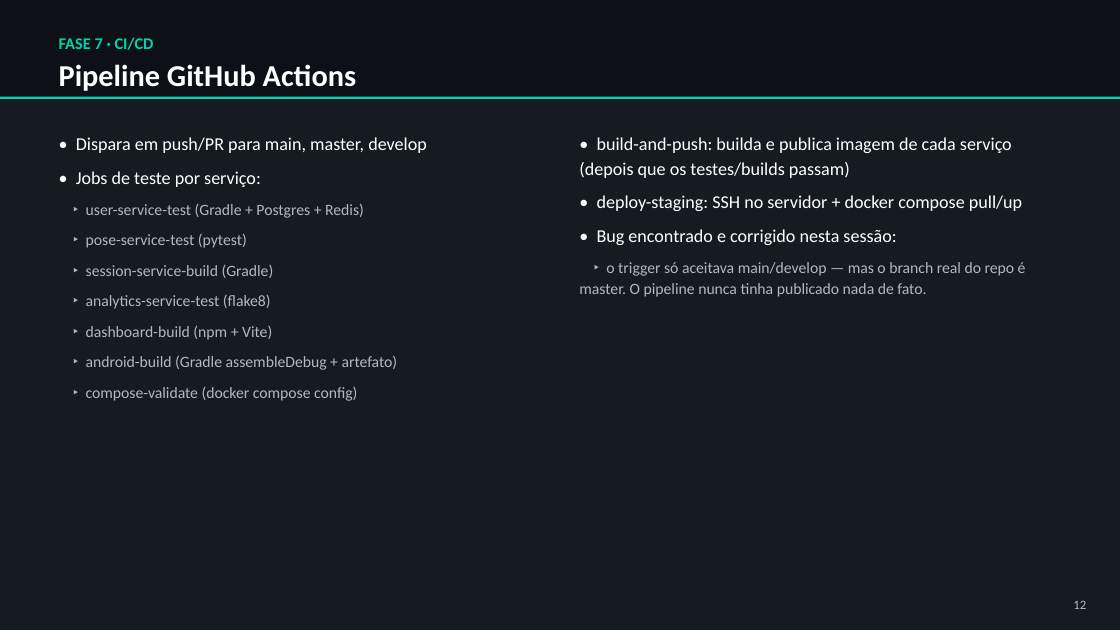
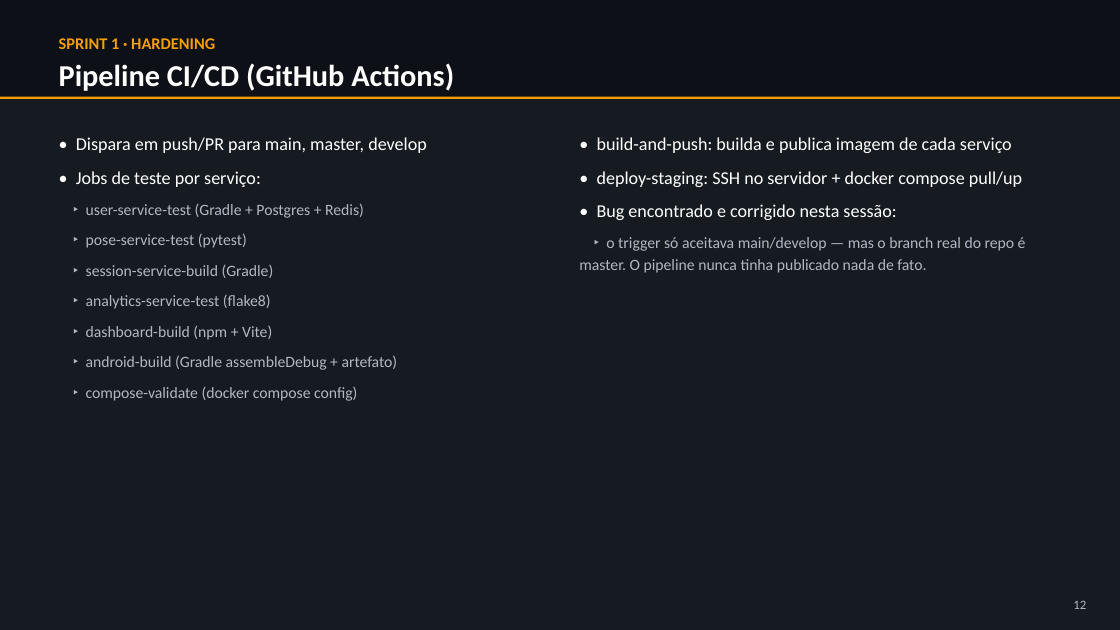
Before and after one commit to souzza-matheus/gym, a slide deck: slide 12 of GymVision_Historico_Projeto.pptx. Drawn at 1120x630 pixels with LibreOffice and Linux fonts; fonts in the diff are those of the drawing. Boxes give left, top, right and bottom in pixels: in the first picture for what was removed or moved away, otherwise in the second. Text is boxed around its words. In the diff, an @@ line names an element or a change of style, - is before the commit and + after.

```diff
--- a/GymVision_Historico_Projeto.pptx
+++ b/GymVision_Historico_Projeto.pptx
@@ text at box(59, 38, 215, 49): text changed; text colour #00D4AA to #F59E0B @@
-FASE 7 · CI/CD
+SPRINT 1 · HARDENING
@@ text at box(59, 63, 454, 91): text changed @@
-Pipeline GitHub Actions
+Pipeline CI/CD (GitHub Actions)
@@ rectangle at box(0, 97, 1120, 99): fill #00D4AA to #F59E0B @@
@@ text at box(597, 137, 1012, 153): text changed @@
-• build-and-push: builda e publica imagem de cada serviço (depois que os testes/builds passam)
+• build-and-push: builda e publica imagem de cada serviço
```
Also in this commit, not shown: 11 other slides changed, 6 slides added, 4 slides removed.
